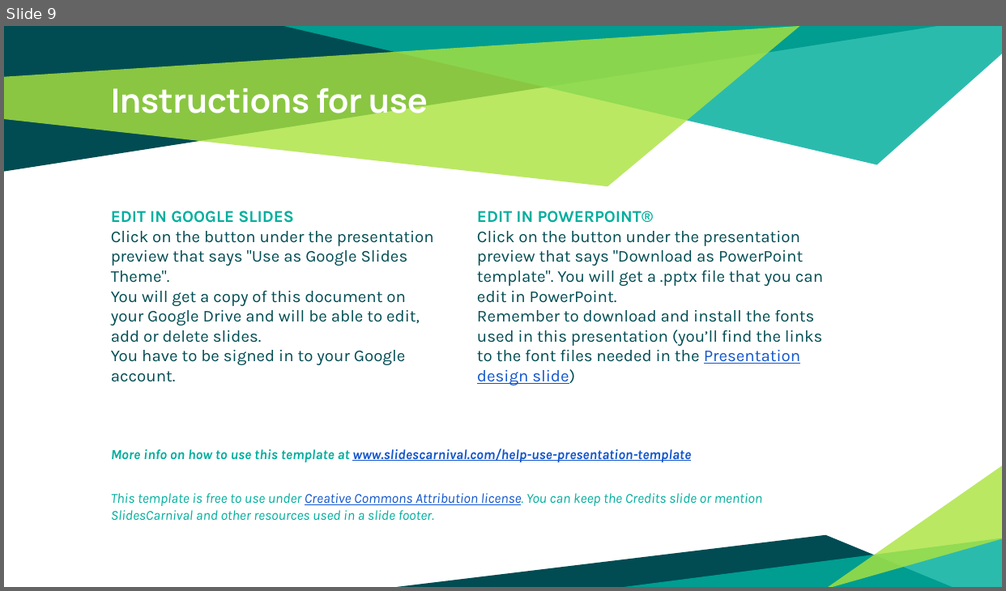
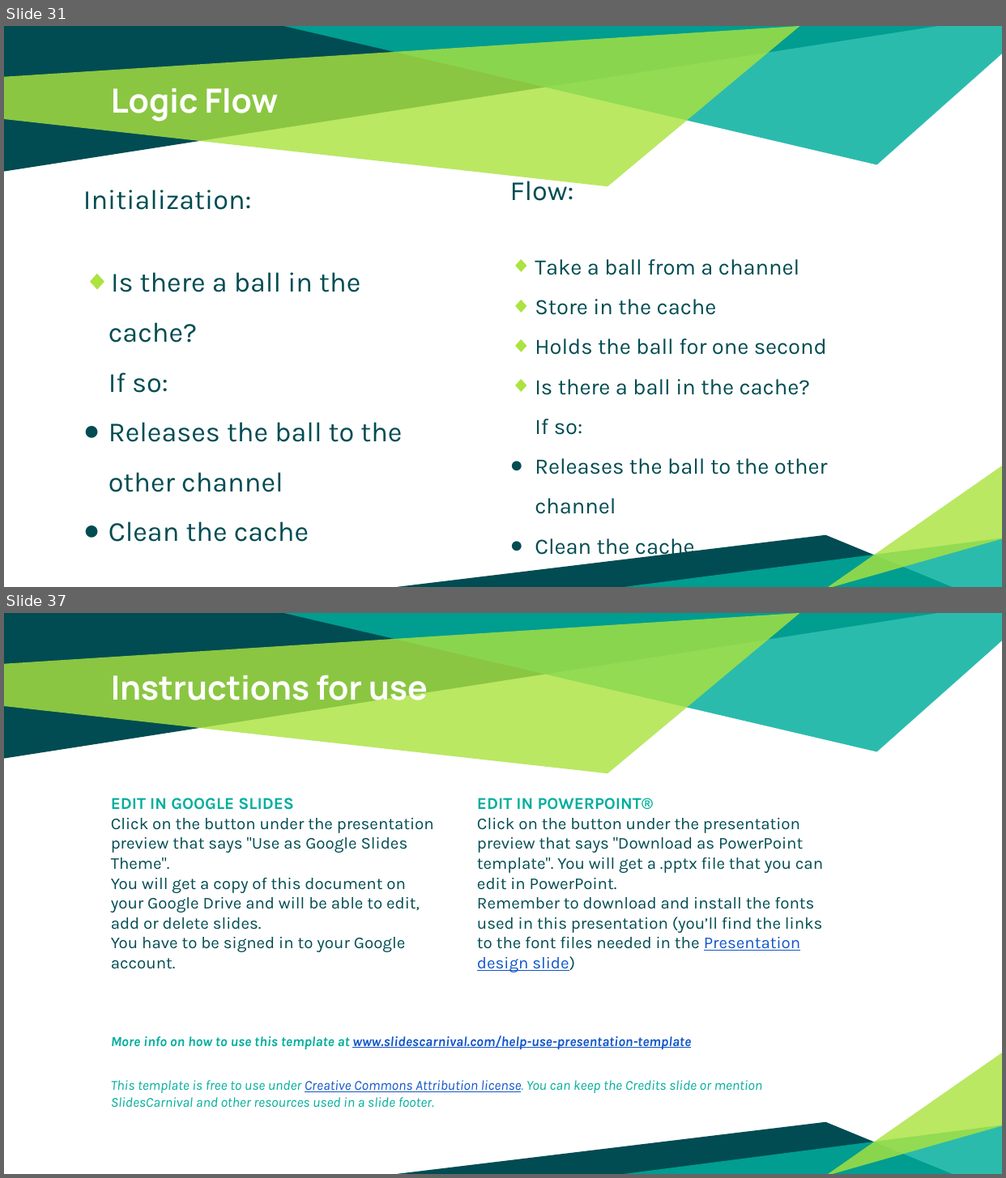
Before and after one commit to patrocinio/chaos-monkey-playing-ping-pong, a slide deck: Presentation/Bootcamp.pptx. Shown one above the other, each under a label of ours: slide 9 before the commit, slides 31 and 37 after it; the slides between them are not shown. The pictures are 1006x591 and 1006x1178 pixels, drawn with LibreOffice and Linux fonts; fonts in the diff are those of the drawing. Boxes give left, top, right and bottom in pixels: in the first picture for what was removed or moved away, otherwise in the second. Text is boxed around its words. In the diff, an @@ line names an element or a change of style, - is before the commit and + after.

```diff
--- a/Presentation/Bootcamp.pptx
+++ b/Presentation/Bootcamp.pptx
@@ slide 31 added at [4, 26, 1002, 587], background #FFFFFF; not listed: 6 template elements that a slide beside it also shows @@
@@ title added at [111, 88, 279, 122], 24 pt, text #FFFFFF, bold @@
+Logic Flow
@@ text added at [83, 190, 402, 542], 20 pt, text #004C52 @@
+Initialization:
+◆ Is there a ball in the cache?
+  If so:
+      ● Releases the ball to the other channel
+      ● Clean the cache
@@ text added at [510, 175, 828, 560], 16 pt, text #004C52 @@
+Flow:
+◆ Take a ball from a channel
+◆ Store in the cache
+◆ Holds the ball for one second
+◆ Is there a ball in the cache?
+  If so:
+      ● Releases the ball to the other channel
+      ● Clean the cache
@@ what was slide 9 is now slide 37 @@
```
Also in this commit, not shown: 2 slides changed, 27 other slides added.
